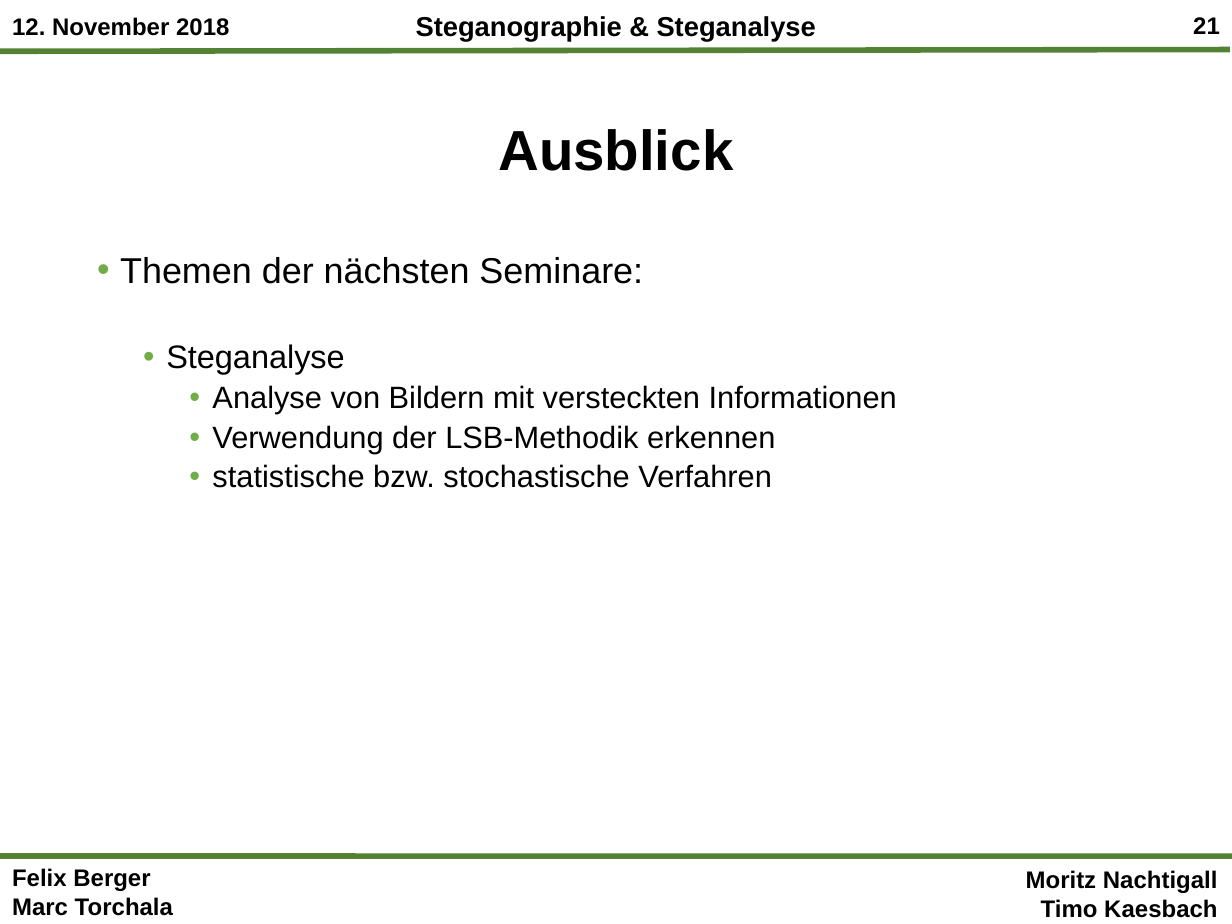
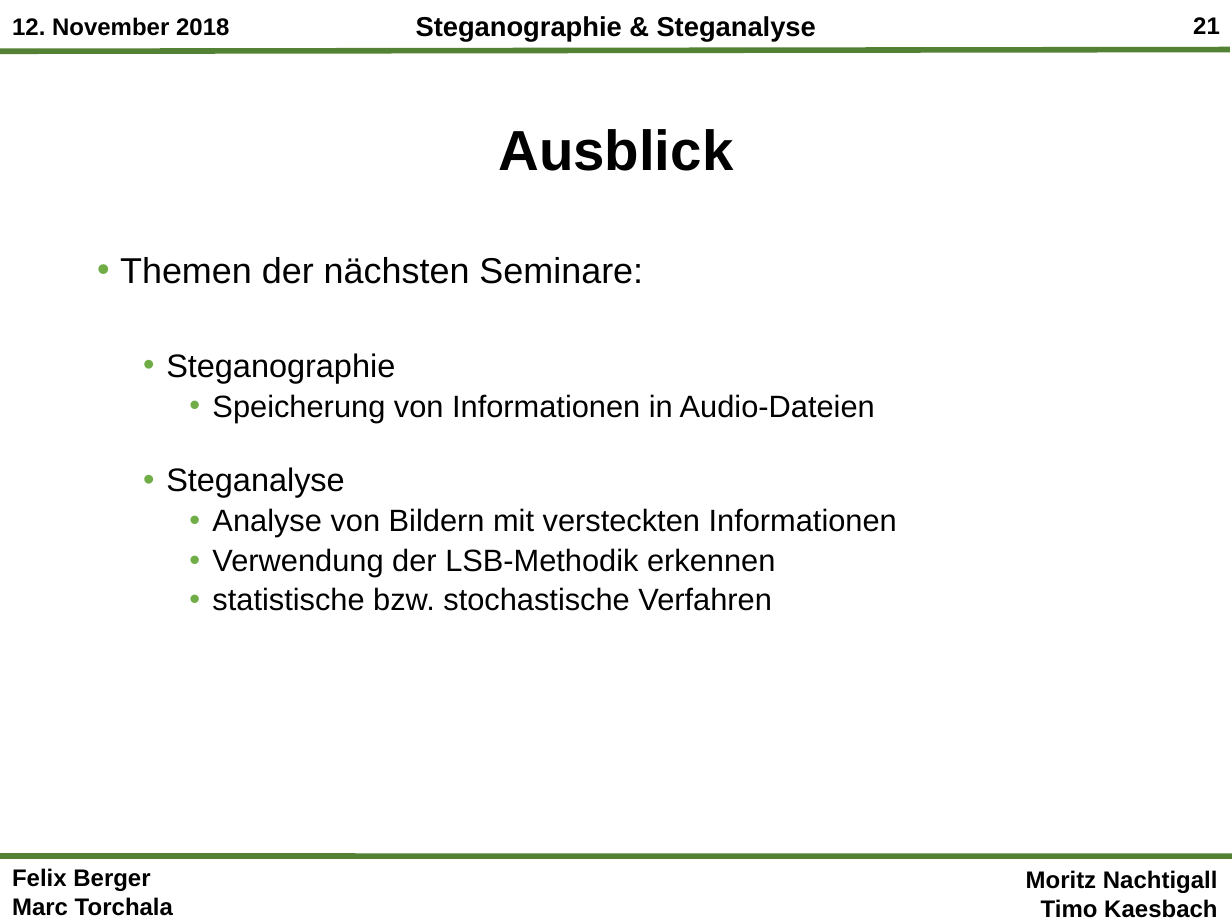
Before and after one commit to mtorchala/SteganographieSteganalyse, a slide deck: slide 21 of Präsentationen/Steganographie&Steganalyse_Gesamtpräsentation.pptx. Drawn at 1232x924 pixels with LibreOffice and Linux fonts; fonts in the diff are those of the drawing; background and template pictures are left out. Boxes give left, top, right and bottom in pixels: in the first picture for what was removed or moved away, otherwise in the second. Text is boxed around its words. In the diff, an @@ line names an element or a change of style, - is before the commit and + after.

Commit message:
Überarbeitung Gesamtpräsentation

```diff
--- a/Präsentationen/Steganographie&Steganalyse_Gesamtpräsentation.pptx
+++ b/Präsentationen/Steganographie&Steganalyse_Gesamtpräsentation.pptx
@@ text at (x1=166, y1=353, x2=875, y2=422): paragraphs added @@
+  • Steganographie
+    • Speicherung von Informationen in Audio-Dateien
```
